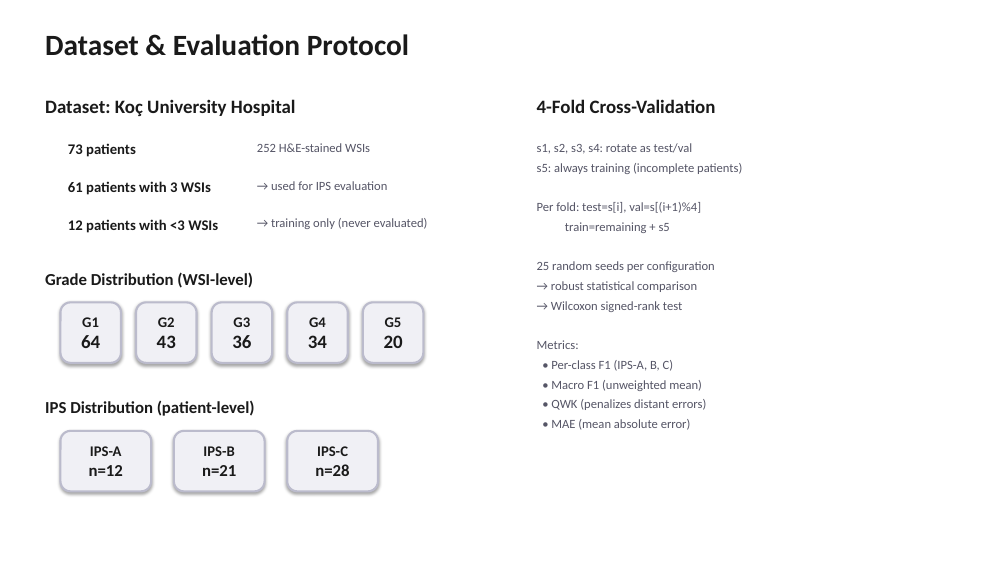
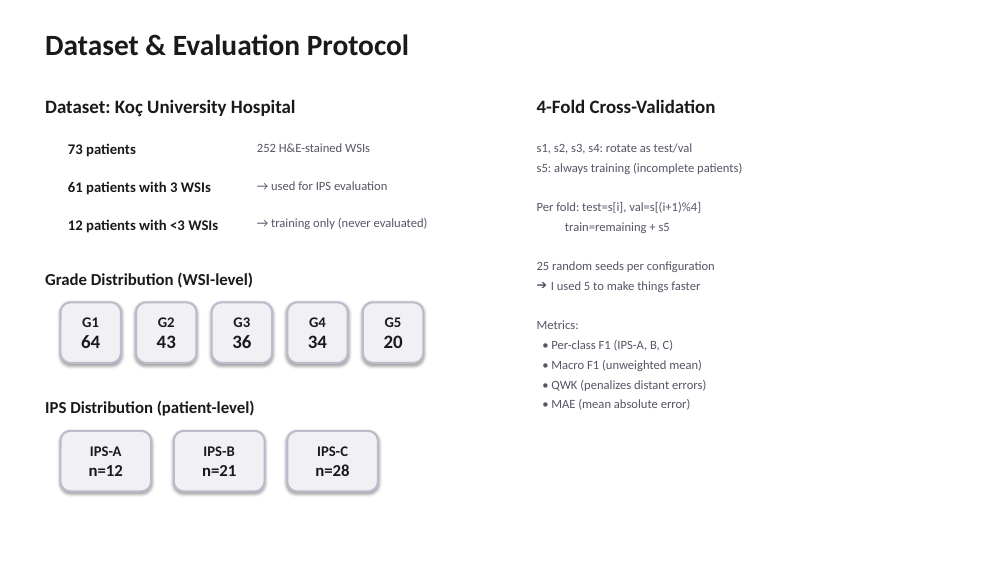
Before and after one commit to sinan-cakmak/pannet_pipeline, a slide deck: slide 3 of PanNET_Pipeline_Presentation.pptx (slide 11 before the commit). Drawn at 1008x567 pixels with LibreOffice and Linux fonts; fonts in the diff are those of the drawing. Boxes give left, top, right and bottom in pixels: in the first picture for what was removed or moved away, otherwise in the second. Text is boxed around its words. In the diff, an @@ line names an element or a change of style, - is before the commit and + after.

```diff
--- a/PanNET_Pipeline_Presentation.pptx
+++ b/PanNET_Pipeline_Presentation.pptx
@@ text at (x1=551, y1=281, x2=700, y2=292): text changed @@
-→ robust statistical comparison
-→ Wilcoxon signed-rank test
+➔ I used 5 to make things faster
```
Also in this commit, not shown: 1 other slide changed.
